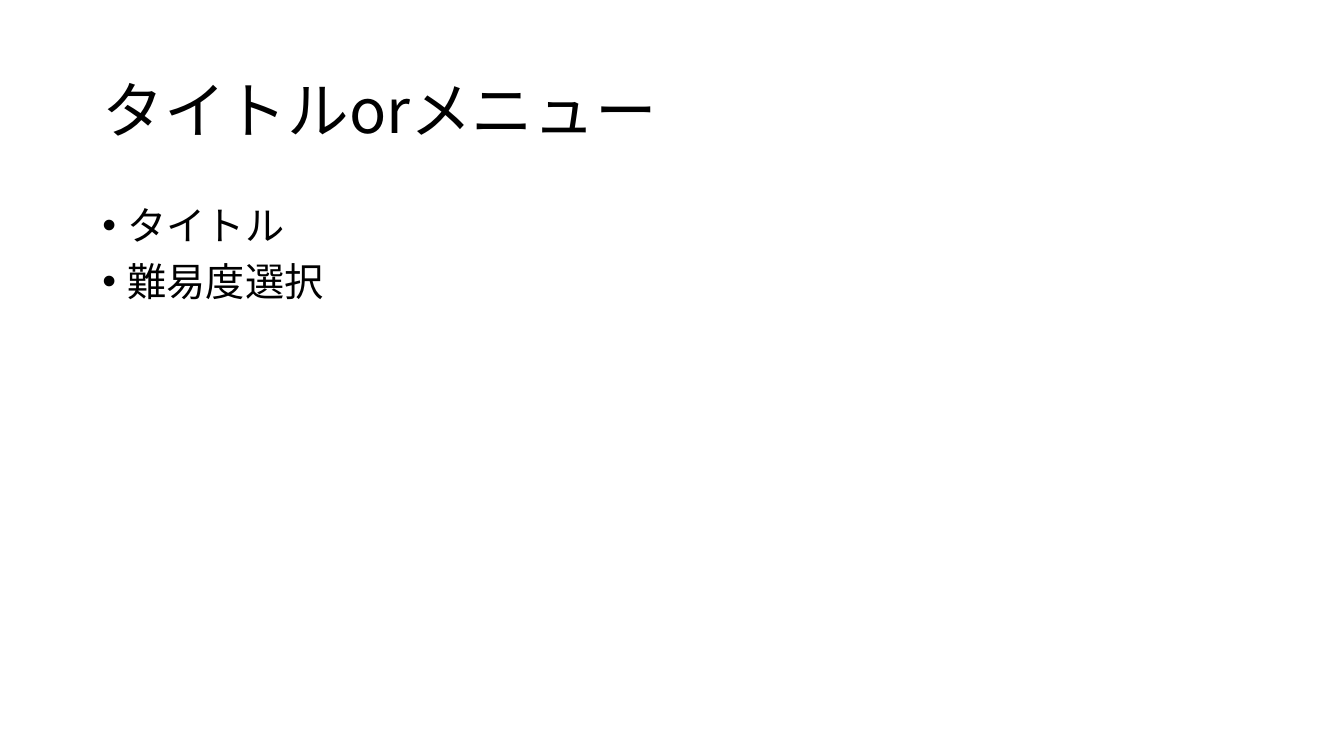
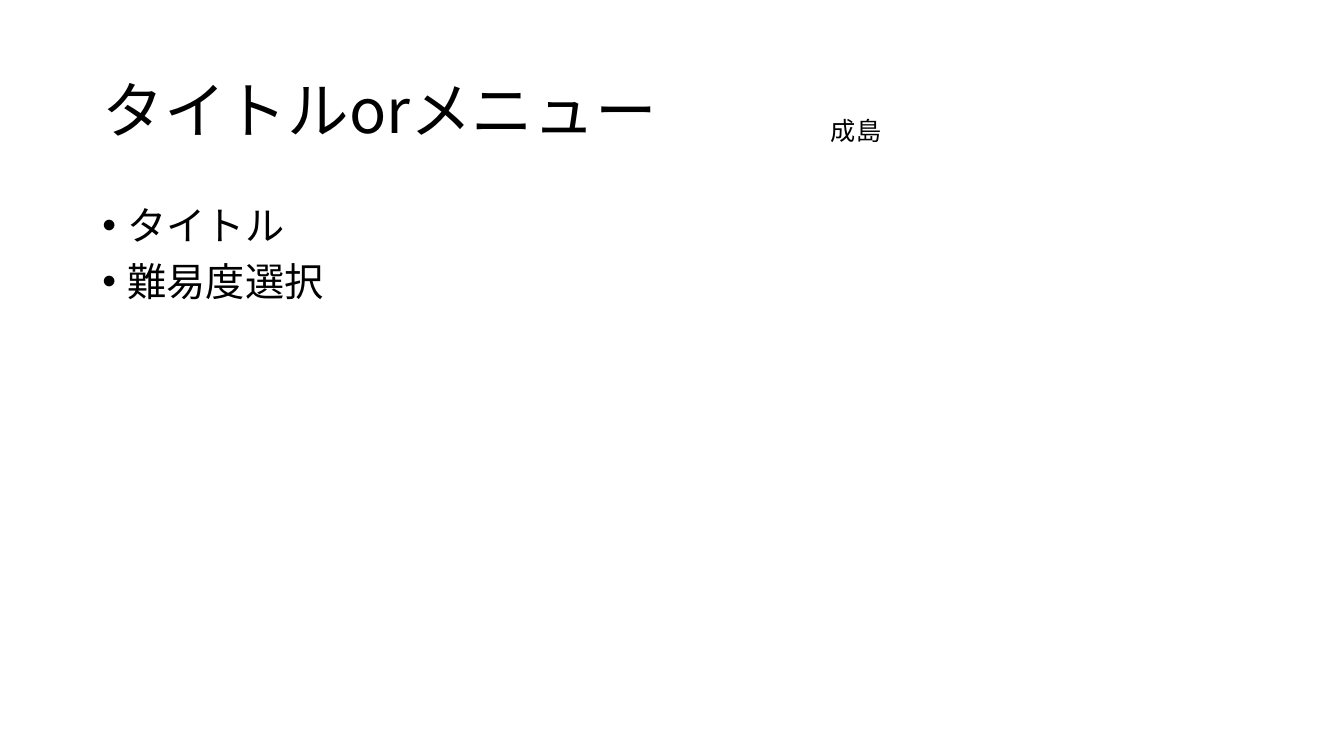
Before and after one commit to yuzasan/I_team2, a slide deck: slide 9 of モンスト(仮)仕様書.pptx (slide 7 before the commit). Drawn at 1344x756 pixels with LibreOffice and Linux fonts; fonts in the diff are those of the drawing. Boxes give left, top, right and bottom in pixels: in the first picture for what was removed or moved away, otherwise in the second. Text is boxed around its words. In the diff, an @@ line names an element or a change of style, - is before the commit and + after.

```diff
--- a/モンスト(仮)仕様書.pptx
+++ b/モンスト(仮)仕様書.pptx
@@ text added at [831, 118, 881, 142], 18 pt, text #000000 @@
+成島
```
Also in this commit, not shown: 6 other slides changed, 1 slide added.
